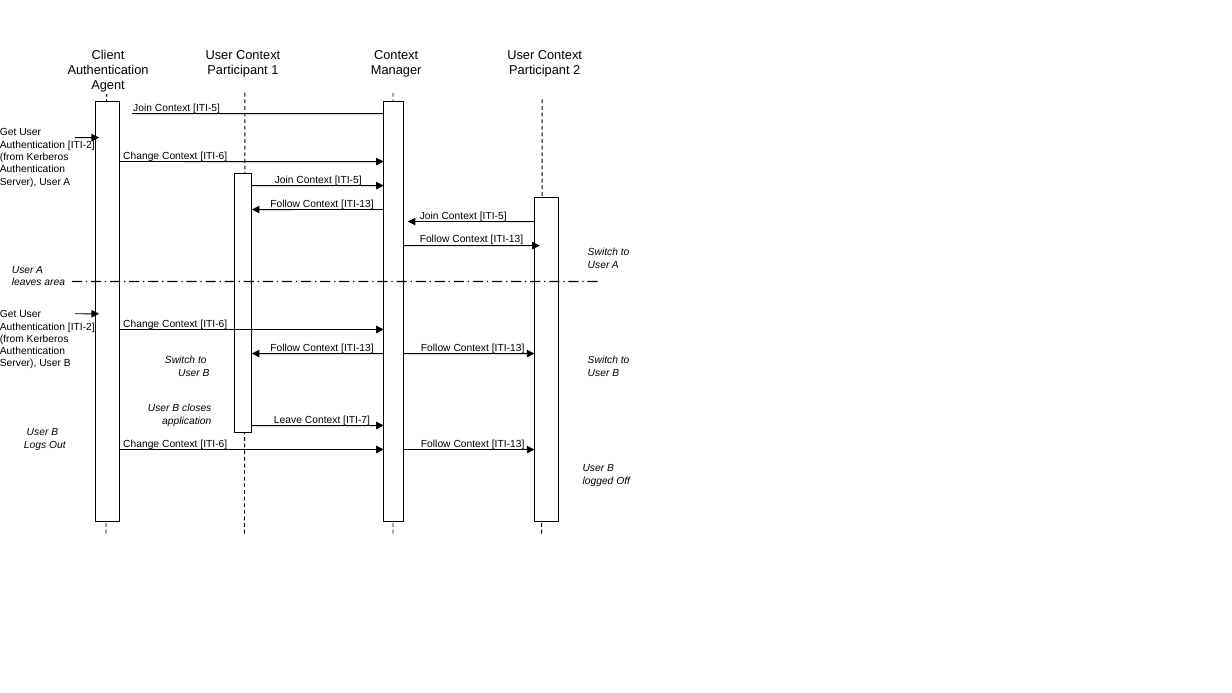
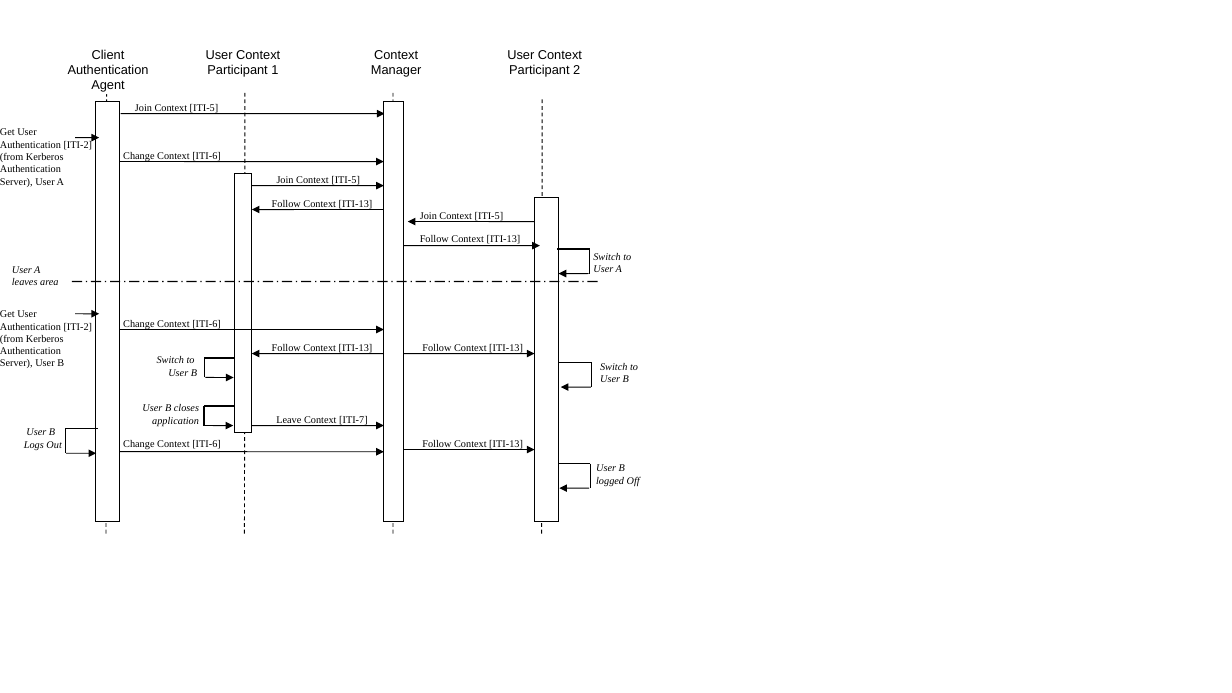
Before and after one commit to IHE/publications, a slide deck: slide 1 of ITI/TF/Volume1/media/Figure_4.3.3-1.pptx. Drawn at 1232x693 pixels with LibreOffice and Linux fonts; fonts in the diff are those of the drawing. Boxes give left, top, right and bottom in pixels: in the first picture for what was removed or moved away, otherwise in the second. Text is boxed around its words. In the diff, an @@ line names an element or a change of style, - is before the commit and + after.

```diff
--- a/ITI/TF/Volume1/media/Figure_4.3.3-1.pptx
+++ b/ITI/TF/Volume1/media/Figure_4.3.3-1.pptx
@@ arrow moved from (132, 114) - (396, 114) to (121, 114) - (384, 114) @@
@@ line added from (590, 250) to (557, 250), #000000 1 pt @@
@@ line added from (590, 274) to (590, 250), #000000 1 pt @@
@@ arrow added from (589, 274) to (559, 274), #000000 0.75 pt @@
@@ text "Switch to User B": place and size @@
-text "Switch to User B" at [165, 356, 210, 376]
+text "Switch to User B" at [157, 356, 197, 376]
@@ line added from (204, 378) to (204, 358), #000000 1 pt @@
@@ line added from (204, 358) to (236, 358), #000000 1 pt @@
@@ arrow added from (205, 378) to (234, 378), #000000 0.75 pt @@
@@ line added from (592, 362) to (559, 362), #000000 1 pt @@
@@ arrow added from (591, 387) to (561, 387), #000000 0.75 pt @@
@@ line added from (592, 387) to (592, 362), #000000 1 pt @@
@@ font Arial to Times New Roman in 21 elements at [0, 128, 93, 187], [415, 342, 531, 354], [420, 233, 540, 246], [420, 212, 504, 222], [265, 174, 372, 190], [264, 198, 381, 213], [264, 342, 381, 354], [415, 438, 531, 450], [0, 310, 93, 368], [264, 414, 381, 426], [123, 102, 230, 118], [123, 150, 239, 165], [24, 428, 61, 450], [123, 320, 221, 330], [123, 440, 221, 450], [12, 266, 58, 285], [142, 404, 199, 426], [157, 356, 197, 376], [596, 464, 640, 486], [593, 253, 631, 272], [600, 363, 638, 382] @@
@@ text "Switch to User B": place and size @@
-text "Switch to User B" at [588, 356, 630, 376]
+text "Switch to User B" at [600, 363, 638, 382]
@@ line added from (204, 426) to (204, 406), #000000 1 pt @@
@@ line added from (204, 406) to (235, 406), #000000 1 pt @@
@@ line added from (66, 454) to (66, 429), #000000 1 pt @@
@@ line added from (66, 429) to (98, 429), #000000 1 pt @@
@@ arrow added from (205, 426) to (233, 426), #000000 0.75 pt @@
@@ arrow added from (67, 454) to (96, 454), #000000 0.75 pt @@
@@ line added from (591, 464) to (557, 464), #000000 1 pt @@
@@ line added from (591, 488) to (591, 464), #000000 1 pt @@
@@ text "User B logged Off": place and size @@
-text "User B logged Off" at [583, 464, 630, 486]
+text "User B logged Off" at [596, 464, 640, 486]
@@ arrow added from (590, 488) to (559, 488), #000000 0.75 pt @@
```
Also in this commit, not shown: 21 other files.
